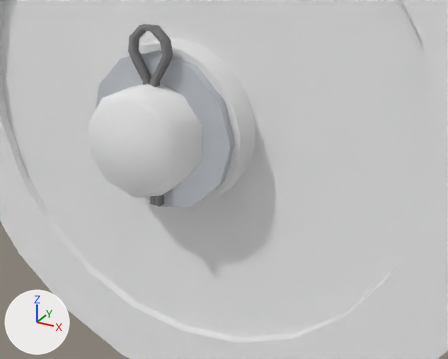
Before and after pictures for a commit that changed the Blender file models/ph-mpd-fcm/src/ph-mpd-fcm.blend.
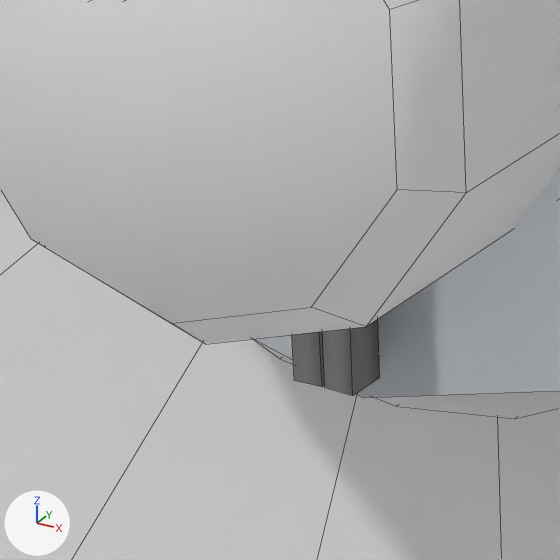
The first picture shows the older version from a 50 mm camera at (5.1619, -0.6173, 22.5527) aimed at (4.8639, -0.0756, 22.2818). The close-ups show both versions on the part from 23% to 43% of the width and 39% to 65% of the height of that picture. Lighting does not change. The marker at lower left points along +X, +Y and +Z. The close-ups show mesh edges as thin lines.

Names of what the first close-up shows: 'Circle.004', 'Plane.006', 'pulley', 'supportConsole'.
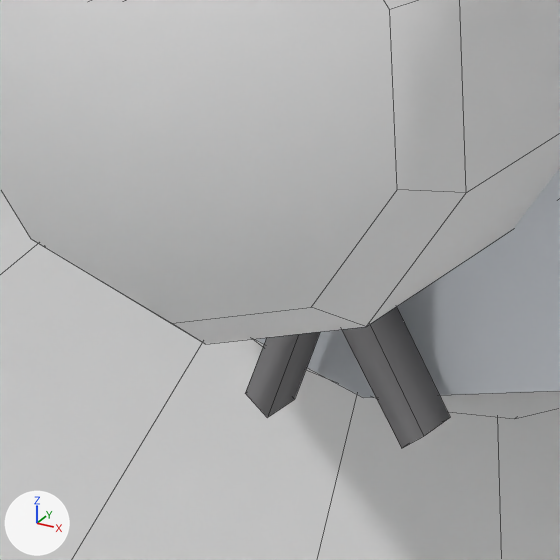
Where the change shows, as pixel boxes [x1, y1, x2, y2] in the close-ups (560 x 560 px):
'Plane.006', reshaped
    before: [292, 319, 380, 396]
    after: [245, 307, 450, 448]

Edits to the bpy script that builds the scene:
```text
Change me_plane_015:
    where me_plane_015.from_pydata(...)  # 48 vertices, 44 faces; spans x -0.029..0.053, y -0.004..0.004, z -0.144..0.043
    used by ob_plane_006; location = (4.8035, -0.1172, 22.4056); rotation_euler = (0.0, 0.322, 0.0), in degrees (0, 18, 0)
    verts and faces of me_plane_015; kept vertices keep their numbers, new ones are numbered from 48
    before: 0 (0.047, -0.004, -0.142) at pixel (324, 387), 1 (0.053, -0.004, -0.14) at pixel (352, 396), 2 (0.047, 0.004, -0.142), 3 (0.053, 0.004, -0.14) at pixel (379, 377), 24 (0.047, -0.004, -0.142) at pixel (322, 387)
    before: 25 (0.041, -0.004, -0.144) at pixel (294, 380), 26 (0.047, 0.004, -0.142), 27 (0.041, 0.004, -0.144)
    me_plane_015 part 1
    add for i in [0, 2, *range(24, 28)]: verts[i] += (-0.006, 0.0, 0.019)
    add verts[1] = (0.046, -0.004, -0.118)  # moved
    add verts[3] = (0.046, 0.004, -0.118)  # moved
    add verts[48] = (0.065, -0.004, -0.144)  # pixel (401, 448)
    add verts[49] = (0.069, -0.004, -0.139)  # pixel (423, 436)
    add verts[50] = (0.038, -0.004, -0.154)  # pixel (267, 417)
    add verts[51] = (0.032, -0.004, -0.152)  # pixel (245, 393)
    add for new, old in zip([*range(52, 56)], [*range(48, 52)]): verts[new] = verts[old] + (0.0, 0.008, 0.0)
    add faces += [(25, 27, 55, 51), (1, 49, 53, 3), (24, 50, 54, 26), (0, 2, 52, 48), (26, 54, 55, 27), (2, 3, 53, 52)]
    add faces += [(24, 25, 51, 50), (0, 48, 49, 1)]
```
